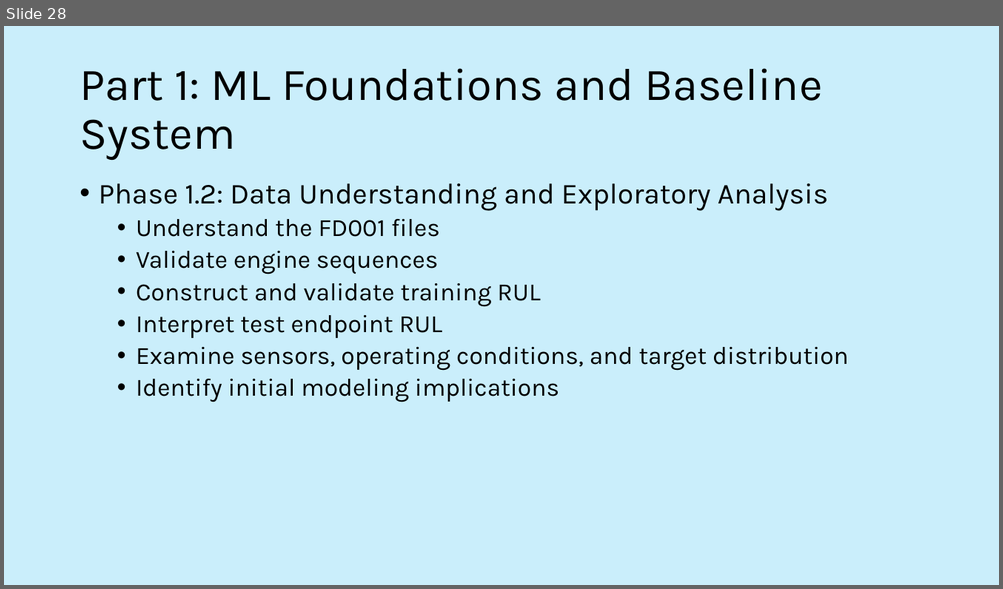
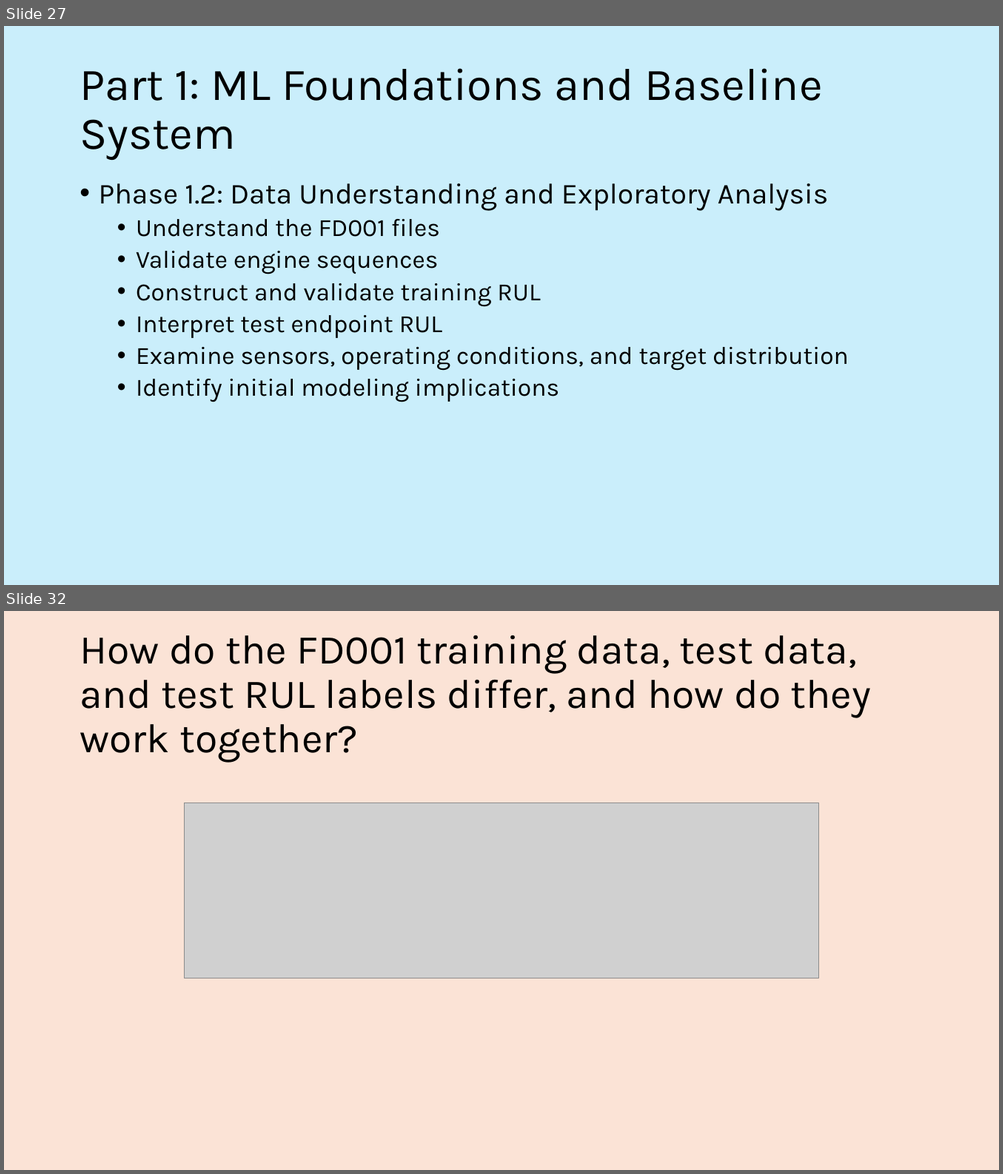
Before and after one commit to stuart-spackman/ml-predictive-maintenance-mlops, a slide deck: documents/active_recall.pptx. Shown one above the other, each under a label of ours: slide 28 before the commit, slides 27 and 32 after it; the slides between them are not shown. The pictures are 1003x589 and 1003x1174 pixels, drawn with LibreOffice and Linux fonts; fonts in the diff are those of the drawing; grey boxes stand for pictures. Boxes give left, top, right and bottom in pixels: in the first picture for what was removed or moved away, otherwise in the second. Text is boxed around its words. In the diff, an @@ line names an element or a change of style, - is before the commit and + after.

```diff
--- a/documents/active_recall.pptx
+++ b/documents/active_recall.pptx
@@ slide 32 added at (4,611,999,1170), background #FBE3D6 @@
@@ title added at (79,635,870,762), 39.6 pt, text #000000 @@
+How do the FD001 training data, test data, and test RUL labels differ, and how do they work together?
@@ picture added at (185,803,819,979) @@
@@ what was slide 28 is now slide 27 @@
```
Also in this commit, not shown: 37 slides changed, 36 other slides added, 3 slides removed, 14 other files.
